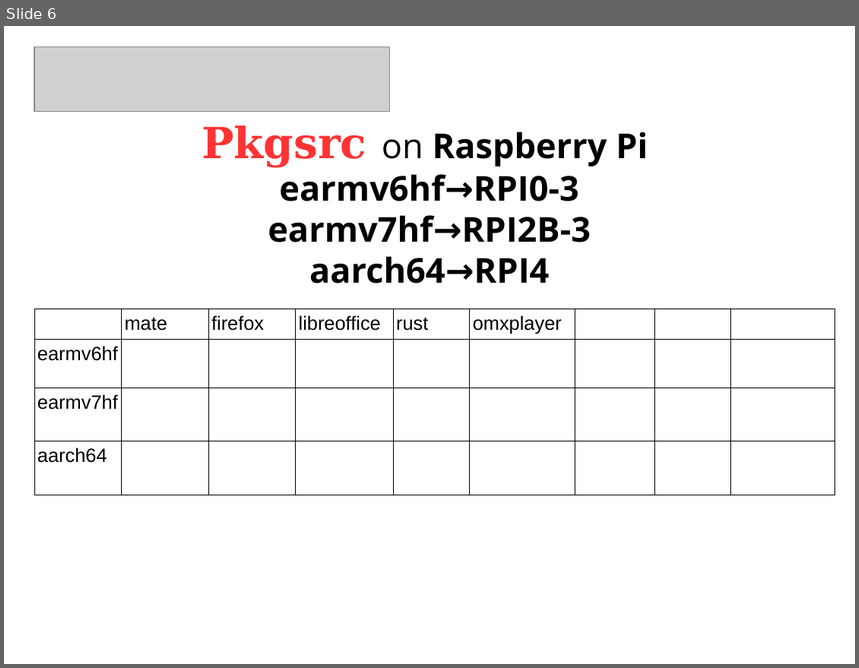
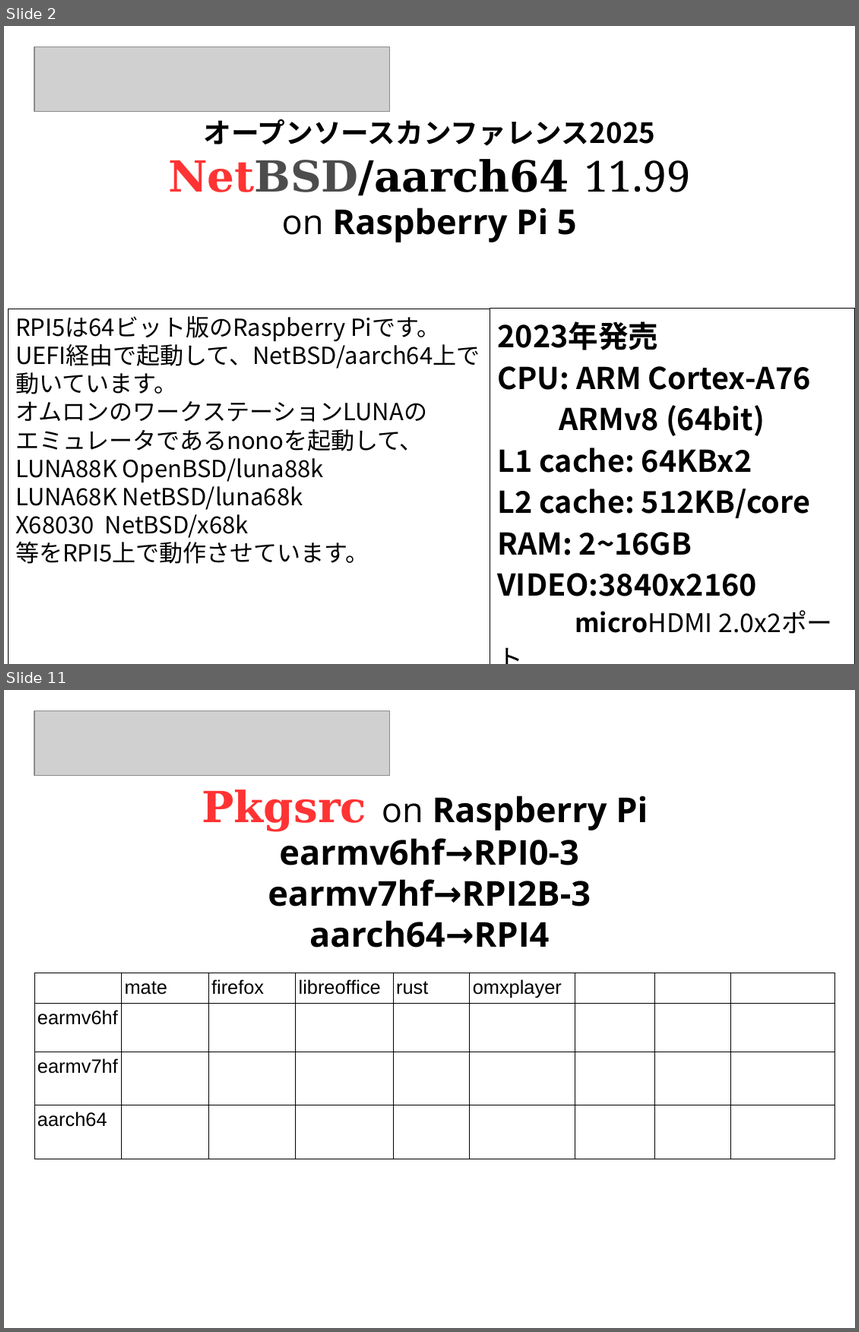
Before and after one commit to ebijun/osc-demo, a slide deck: Pop/RPI4.odp. Shown one above the other, each under a label of ours: slide 6 before the commit, slides 2 and 11 after it; the slides between them are not shown. The pictures are 859x668 and 859x1332 pixels, drawn with LibreOffice and Linux fonts; fonts in the diff are those of the drawing; grey boxes stand for pictures. Boxes give left, top, right and bottom in pixels: in the first picture for what was removed or moved away, otherwise in the second. Text is boxed around its words. In the diff, an @@ line names an element or a change of style, - is before the commit and + after.

```diff
--- a/Pop/RPI4.odp
+++ b/Pop/RPI4.odp
@@ slide 2 added at bbox=[4, 26, 855, 664], background #FFFFFF @@
@@ picture added at bbox=[34, 47, 390, 112] @@
@@ text added at bbox=[168, 119, 691, 243], 40 pt, text #000000, bold @@
+オープンソースカンファレンス2025
+NetBSD/aarch64 11.99
+on Raspberry Pi 5
@@ rectangle added at bbox=[8, 309, 499, 664], fill #FFFFFF, outline #000000 0 pt, 22 pt, text #000000 @@
+RPI5は64ビット版のRaspberry Piです。
+UEFI経由で起動して、NetBSD/aarch64上で
+動いています。
+オムロンのワークステーションLUNAの
+エミュレータであるnonoを起動して、
+LUNA88K OpenBSD/luna88k
+LUNA68K NetBSD/luna68k
+X68030 NetBSD/x68k
+等をRPI5上で動作させています。
@@ rectangle added at bbox=[490, 309, 855, 664], fill #FFFFFF, outline #000000 0 pt, 28 pt, text #000000, bold @@
+2023年発売
+CPU: ARM Cortex-A76
+ARMv8 (64bit)
+L1 cache: 64KBx2
+L2 cache: 512KB/core
+RAM: 2~16GB
+VIDEO:3840x2160
+microHDMI 2.0x2ポート
+ストレージ: 256GB SSD
+microSD 32GB
@@ what was slide 6 is now slide 11 @@
```
Also in this commit, not shown: 5 slides changed, 4 other slides added.
